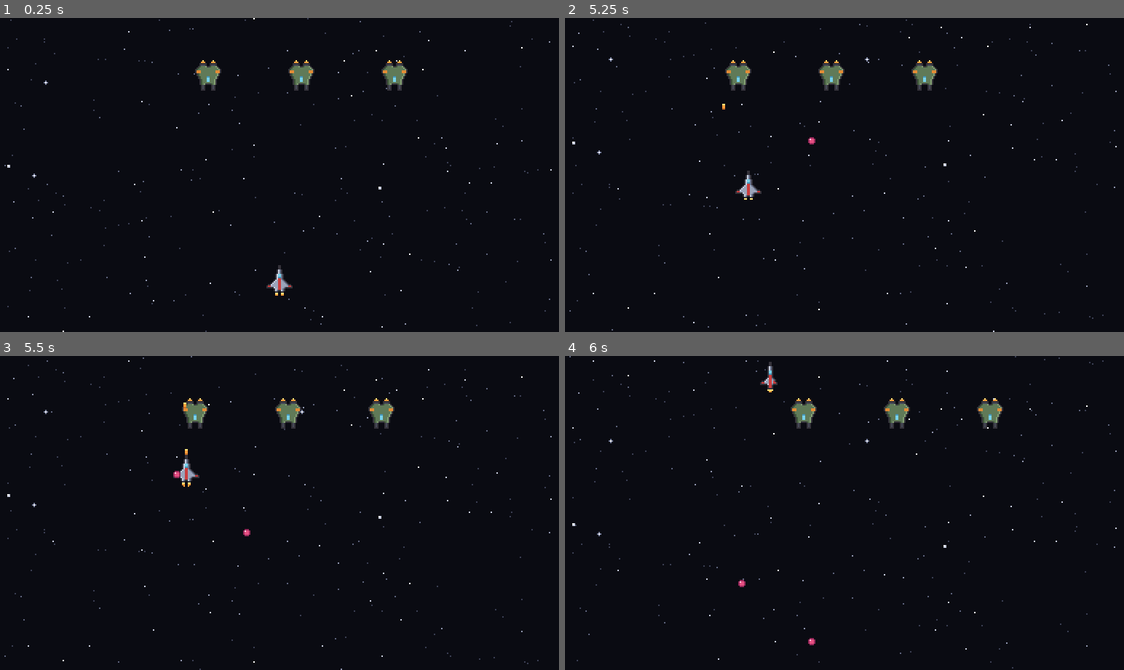
Above: before the commit, frames 1-4 (two rows, left to right).
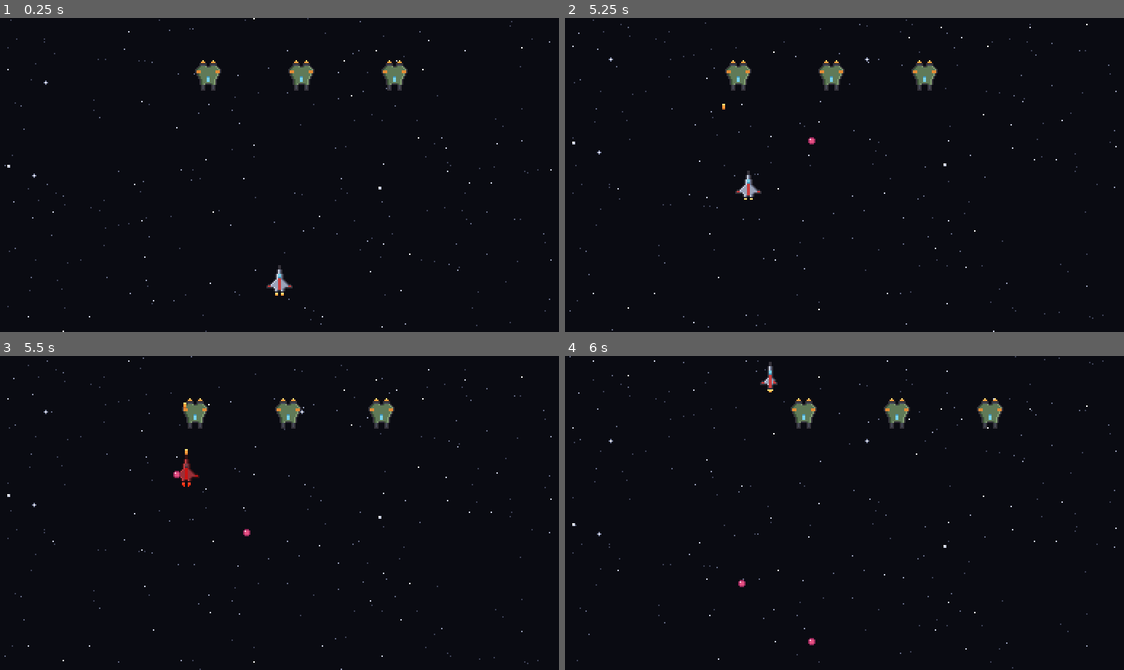
Above: after the commit, the same moments.

Repository: jonathanlambertt/space-shooter
Game: Godot game, scene res://scenes/game.tscn
Same seed, same stepped clock (60 frames per second), same inputs: the game is played once before the commit and once after it.
Inputs:
- Up to frame 1 (0.25 s): no input
- Up to frame 2 (5.25 s): hold Space (shoot) 0.53-1.28 s; hold Up (ui_up) 0.53-2.03 s; tap Space (shoot) at 1.35, 2.85, 4.35 s; hold Space (shoot) 2.03-2.78 s; hold Left (ui_left) 2.03-3.53 s; hold Down (ui_down) 3.53-4.28 s; hold Space (shoot) 3.53-4.28 s; hold Right (ui_right) 4.28-5.03 s; hold Up (ui_up) from 5.03 s (still down); hold Space (shoot) from 5.03 s (still down)
- Up to frame 3 (5.5 s): keep holding Up (ui_up); keep holding Space (shoot)
- Up to frame 4 (6 s): release Up (ui_up) at 5.78 s; release Space (shoot) at 5.78 s; hold Right (ui_right) from 5.78 s (still down); tap Space (shoot) at 5.85 s

Frames 1-2 are identical in both runs. In frame 3, 0.2% of the frame differs, in the area x 30-36%, y 31-42%; in frame 4, nothing differs.

Commit message:
add hurt effect

Diff:
--- a/scripts/player.gd
+++ b/scripts/player.gd
@@ -1,35 +1,46 @@
 extends CharacterBody2D
 
-# Ship movement
+# Movement tuning
 @export var speed: float = 150.0
 @export var acceleration: float = 600.0
 @export var deceleration: float = 500.0
+
+# Combat tuning
 @export var fire_rate: float = 0.2
 
-# Screen boundaries (based on 384x216 viewport)
+# Screen boundaries (384x216 viewport with buffer)
 var margin: float = 12.0
 var min_x: float = 0.0
 var max_x: float = 384.0
 var min_y: float = 0.0
 var max_y: float = 216.0
 
+# Timers
 var fire_timer: float = 0.0
+var hurt_timer: float = 0.0
+var hurt_duration: float = 0.15
 
+# Node references
 @onready var ship_sprite: AnimatedSprite2D = $ShipSprite
+@onready var hitbox: Area2D = $HitBox
 var bullet_scene: PackedScene = preload("res://scenes/bullet.tscn")
-
-@onready var hitbox: Area2D = $HitBox
 
 func _ready() -> void:
 	hitbox.area_entered.connect(_on_hit)
 
 func _physics_process(delta: float) -> void:
-	# Get input
+	# Reset hurt tint when timer expires
+	if hurt_timer > 0:
+		hurt_timer -= delta
+		if hurt_timer <= 0:
+			ship_sprite.modulate = Color(1, 1, 1)
+
+	# Get input direction from WASD / arrow keys
 	var input_dir := Vector2.ZERO
 	input_dir.x = Input.get_axis("ui_left", "ui_right")
 	input_dir.y = Input.get_axis("ui_up", "ui_down")
 
-	# Smooth acceleration and deceleration
+	# Accelerate toward target velocity, decelerate when no input
 	var target_velocity := input_dir * speed
 
 	if input_dir.x != 0:
@@ -44,21 +55,21 @@
 
 	move_and_slide()
 
-	# Clamp to screen
+	# Keep the player within viewport bounds
 	position.x = clamp(position.x, min_x + margin, max_x - margin)
 	position.y = clamp(position.y, min_y + margin, max_y - margin)
 
-	# Shooting
+	# Fire bullets on cooldown while spacebar is held
 	fire_timer -= delta
 	if Input.is_action_pressed("shoot") and fire_timer <= 0:
 		shoot()
 		fire_timer = fire_rate
 
-	# Animation handling
 	update_animation()
 
 func shoot() -> void:
 	var bullet = bullet_scene.instantiate()
+	# Spawn bullet just above the ship's nose
 	bullet.position = Vector2(position.x, position.y - 12)
 	get_parent().add_child(bullet)
 
@@ -70,5 +81,7 @@
 	else:
 		ship_sprite.play("idle")
 
-func _on_hit(area: Area2D):
-	print("player hit!")
+func _on_hit(area: Area2D) -> void:
+	# Flash the ship red briefly to indicate damage
+	ship_sprite.modulate = Color(1, 0.3, 0.3)
+	hurt_timer = hurt_duration
